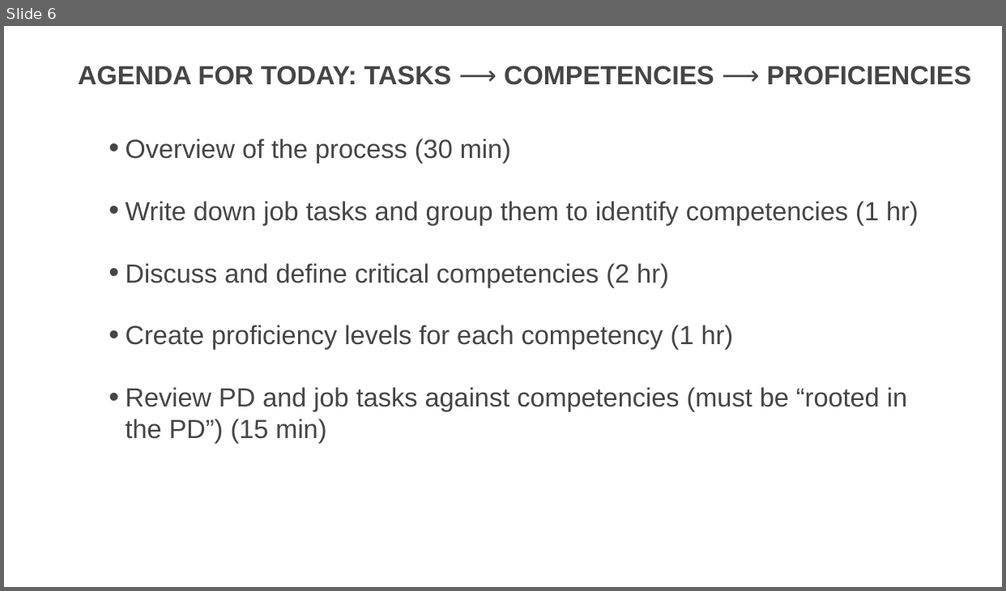
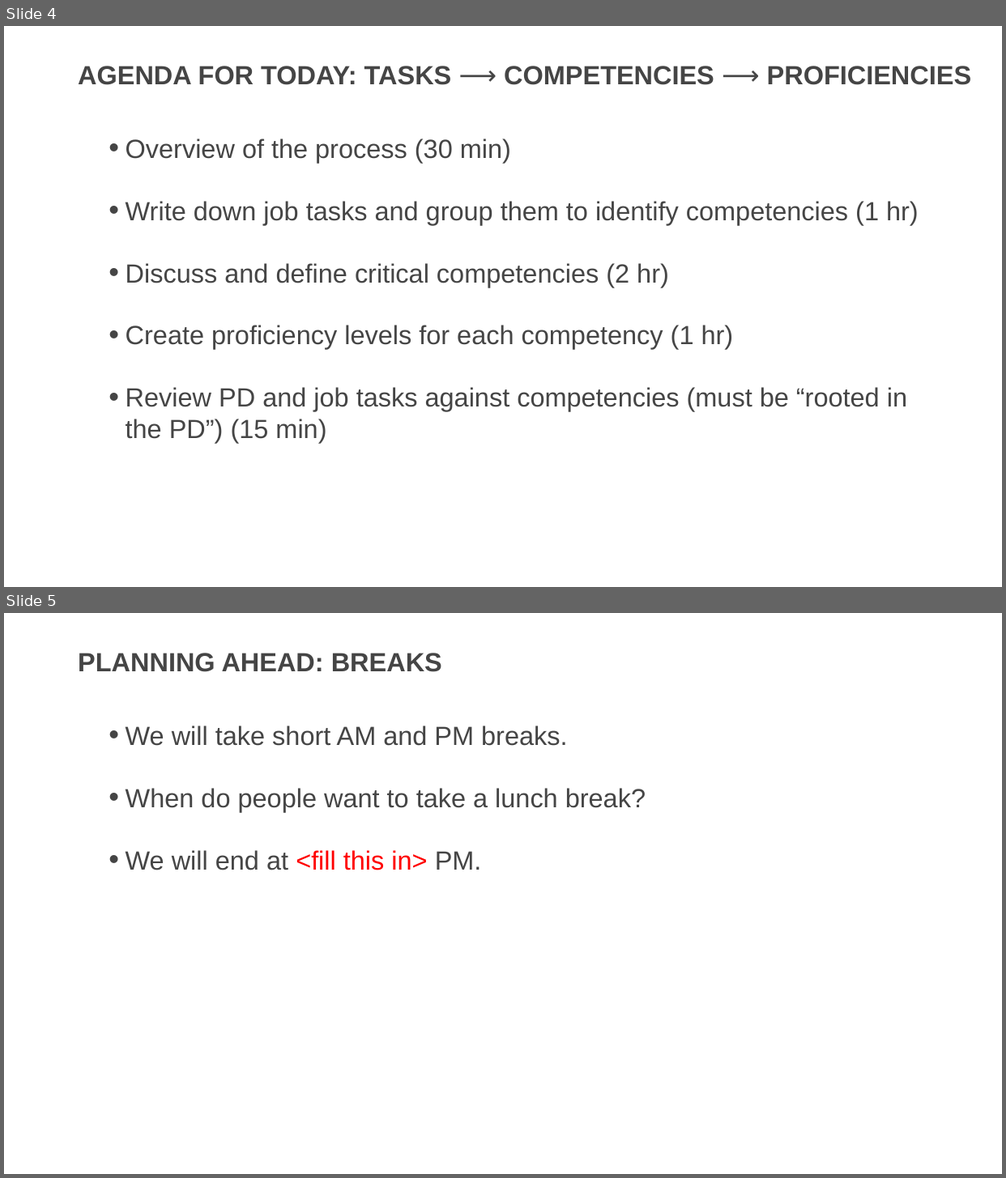
Before and after one commit to usds/SME-QA-Website, a slide deck: toolkit/job-analysis/job-analysis-presentation.pptx. Shown one above the other, each under a label of ours: slide 6 before the commit, slides 4 and 5 after it. The pictures are 1006x591 and 1006x1178 pixels, drawn with LibreOffice and Linux fonts; fonts in the diff are those of the drawing. Boxes give left, top, right and bottom in pixels: in the first picture for what was removed or moved away, otherwise in the second. Text is boxed around its words. In the diff, an @@ line names an element or a change of style, - is before the commit and + after.

```diff
--- a/toolkit/job-analysis/job-analysis-presentation.pptx
+++ b/toolkit/job-analysis/job-analysis-presentation.pptx
@@ slide 5 added at <box>4,613,1002,1174</box>, background #FFFFFF @@
@@ title added at <box>78,653,442,672</box>, 36 pt, text #454545, bold @@
+PLANNING AHEAD: BREAKS
@@ text added at <box>126,726,646,871</box>, 36 pt, text #454545 @@
+  • We will take short AM and PM breaks.
+  • When do people want to take a lunch break?
+  • We will end at <fill this in> PM.
@@ what was slide 6 is now slide 4 @@
```
Also in this commit, not shown: 6 slides changed, 13 other slides added.
